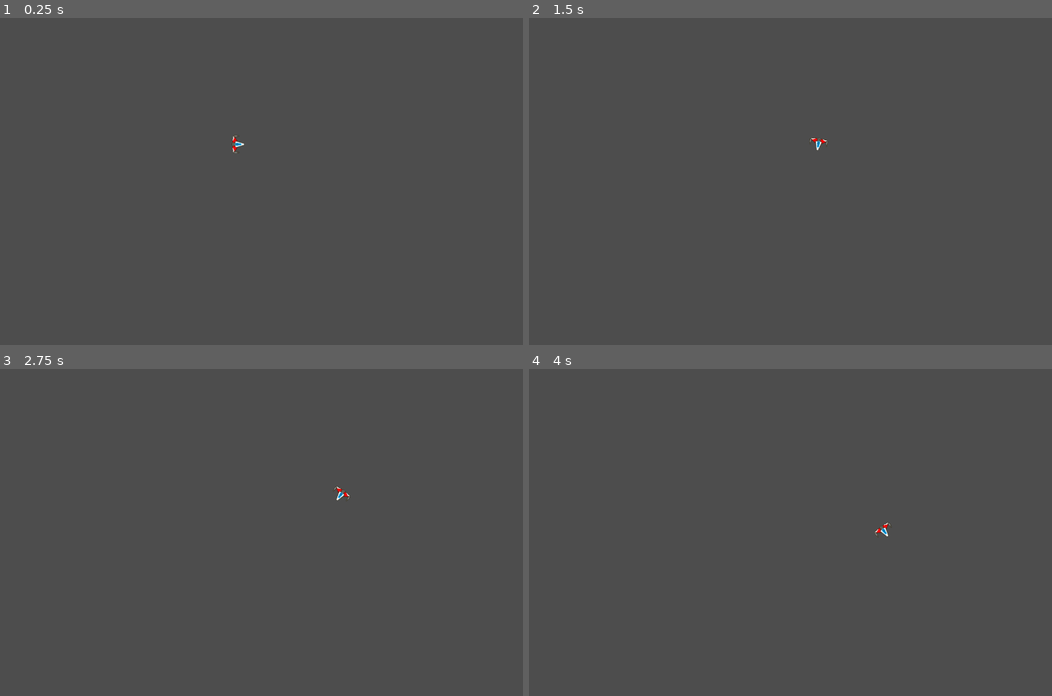
Above: before the commit, frames 1-4 (two rows, left to right).
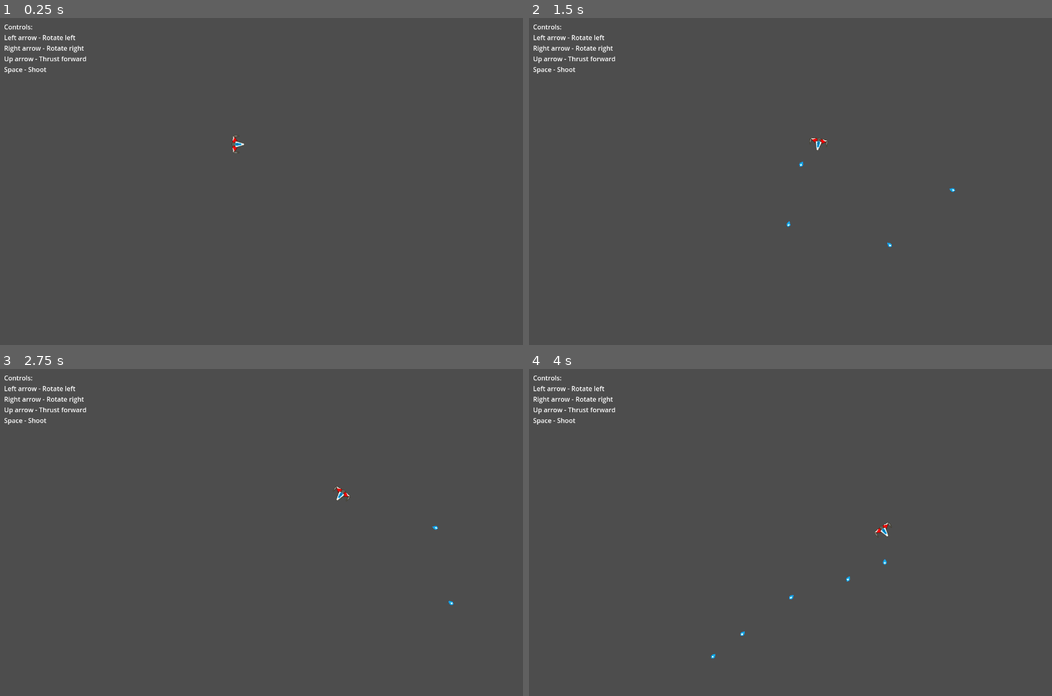
Above: after the commit, the same moments.

Repository: ranzuh/godot_asteroids
Game: Godot game, scene res://main.tscn
Two runs of this game, one before a commit and one after it. Both use one fixed random seed, a clock stepped at 60 frames per second and the inputs below.
Inputs:
- Up to frame 1 (0.25 s): no input
- Up to frame 2 (1.5 s): tap Enter at 0.5 s; hold Right (ui_right) 0.53-1.28 s; tap Space (ui_select) at 0.6, 0.77, 1.07, 1.35 s; hold Left (ui_left) from 1.28 s (still down)
- Up to frame 3 (2.75 s): tap Space (ui_select) at 1.52, 1.82, 2.1 s; release Left (ui_left) at 2.03 s; hold Right (ui_right) from 2.03 s (still down)
- Up to frame 4 (4 s): release Right (ui_right) at 2.78 s; hold Up (ui_up) 2.78-3.53 s; tap Space (ui_select) at 2.85, 3.02, 3.32, 3.6, 3.77 s; hold Left (ui_left) from 3.53 s (still down)

The runs differ from the first frame. In frame 1, 0.5% of the frame differs, in the area x 0-17%, y 2-17%; in frame 2, 0.5%; in frame 3, 0.5%; in frame 4, 0.5%, in the area x 0-69%, y 2-89%.

Commit message:
Add shooting mechanic

Diff:
--- /dev/null
+++ b/Bullet.gd
@@ -0,0 +1,10 @@
+extends Node2D
+
+var velocity = Vector2(0.0, 0.0)
+
+# Called every frame. 'delta' is the elapsed time since the previous frame.
+func _process(delta):
+	position += velocity * delta
+
+func _on_visible_on_screen_enabler_2d_screen_exited():
+	queue_free()
--- /dev/null
+++ b/Bullet.tscn
@@ -0,0 +1,18 @@
+[gd_scene load_steps=3 format=3 uid="uid://2lwdcf8l1c4b"]
+
+[ext_resource type="Script" path="res://Bullet.gd" id="1_ir7e3"]
+[ext_resource type="Texture2D" uid="uid://bwow6r20tckcb" path="res://laserBullet.png" id="1_ofn23"]
+
+[node name="Bullet" type="Node2D"]
+scale = Vector2(0.25, 0.25)
+script = ExtResource("1_ir7e3")
+
+[node name="LaserBullet" type="Sprite2D" parent="."]
+position = Vector2(-88, 112)
+rotation = 1.5708
+texture = ExtResource("1_ofn23")
+offset = Vector2(1.875, -1.96)
+
+[node name="VisibleOnScreenEnabler2D" type="VisibleOnScreenEnabler2D" parent="."]
+
+[connection signal="screen_exited" from="VisibleOnScreenEnabler2D" to="." method="_on_visible_on_screen_enabler_2d_screen_exited"]
--- a/Player.gd
+++ b/Player.gd
@@ -5,6 +5,8 @@
 @export var speed_limit = 300.0
 
 var velocity = Vector2(100.0, 0.0)
+
+signal shoot
 
 # Called when the node enters the scene tree for the first time.
 func _ready():
@@ -24,6 +26,8 @@
 		velocity += Vector2.RIGHT.rotated(rotation) * thrust * delta
 		velocity = velocity.limit_length(speed_limit)
 		#print(velocity.length())
+	if Input.is_action_just_pressed("ui_select"):
+		shoot.emit()
 
 
 
--- a/Player.tscn
+++ b/Player.tscn
@@ -1,8 +1,10 @@
-[gd_scene load_steps=2 format=3 uid="uid://rsq2wvv6xxe2"]
+[gd_scene load_steps=3 format=3 uid="uid://rsq2wvv6xxe2"]
 
 [ext_resource type="Texture2D" uid="uid://bnu0v8ffektjy" path="res://ship.png" id="1_augpv"]
+[ext_resource type="Script" path="res://Player.gd" id="1_bfw2t"]
 
 [node name="Player" type="Node2D"]
+script = ExtResource("1_bfw2t")
 
 [node name="Ship" type="Sprite2D" parent="."]
 rotation = 1.5708
--- /dev/null
+++ b/main.gd
@@ -0,0 +1,24 @@
+extends Node2D
+
+@export var bullet_scene : PackedScene
+@export var bullet_speed = 500.0
+
+
+var player
+
+# Called when the node enters the scene tree for the first time.
+func _ready():
+	player = $Player
+
+# Called every frame. 'delta' is the elapsed time since the previous frame.
+func _process(delta):
+	pass
+
+func _on_player_shoot():
+	print("shoot")
+	var bullet = bullet_scene.instantiate()
+	bullet.position = player.position
+	#bullet.velocity = player.velocity
+	bullet.velocity = Vector2.RIGHT.rotated(player.rotation) * bullet_speed
+	bullet.rotate(player.rotation)
+	add_child(bullet)
--- a/main.tscn
+++ b/main.tscn
@@ -1,11 +1,29 @@
-[gd_scene load_steps=3 format=3 uid="uid://b74u8cgikaf01"]
+[gd_scene load_steps=4 format=3 uid="uid://b74u8cgikaf01"]
 
 [ext_resource type="PackedScene" uid="uid://rsq2wvv6xxe2" path="res://Player.tscn" id="1_bpdhr"]
-[ext_resource type="Script" path="res://Player.gd" id="2_j5wci"]
+[ext_resource type="Script" path="res://main.gd" id="1_x25uu"]
+[ext_resource type="PackedScene" uid="uid://2lwdcf8l1c4b" path="res://Bullet.tscn" id="3_dpa16"]
 
 [node name="Main" type="Node2D"]
+script = ExtResource("1_x25uu")
+bullet_scene = ExtResource("3_dpa16")
 
 [node name="Player" parent="." instance=ExtResource("1_bpdhr")]
 position = Vector2(558, 309)
-script = ExtResource("2_j5wci")
 rotation_speed = 180.0
+
+[node name="ControlsTip" type="Label" parent="."]
+offset_left = 10.0
+offset_top = 10.0
+offset_right = 212.0
+offset_bottom = 137.0
+size_flags_horizontal = 0
+size_flags_vertical = 0
+text = "Controls:
+Left arrow - Rotate left
+Right arrow - Rotate right
+Up arrow - Thrust forward
+Space - Shoot
+"
+
+[connection signal="shoot" from="Player" to="." method="_on_player_shoot"]
Binary file added: laserBullet.png
Not shown, added: laserBullet.png.import
